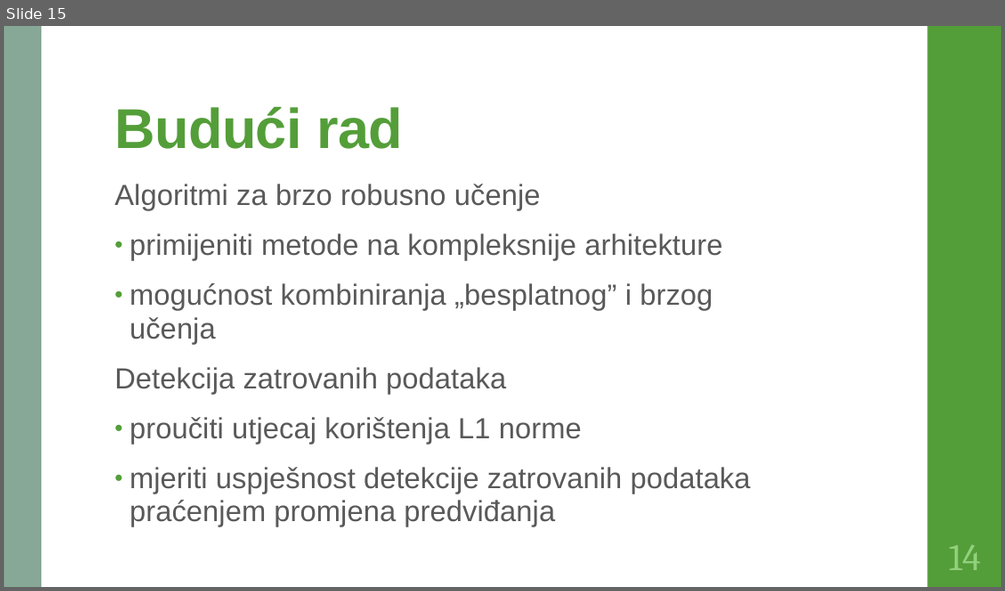
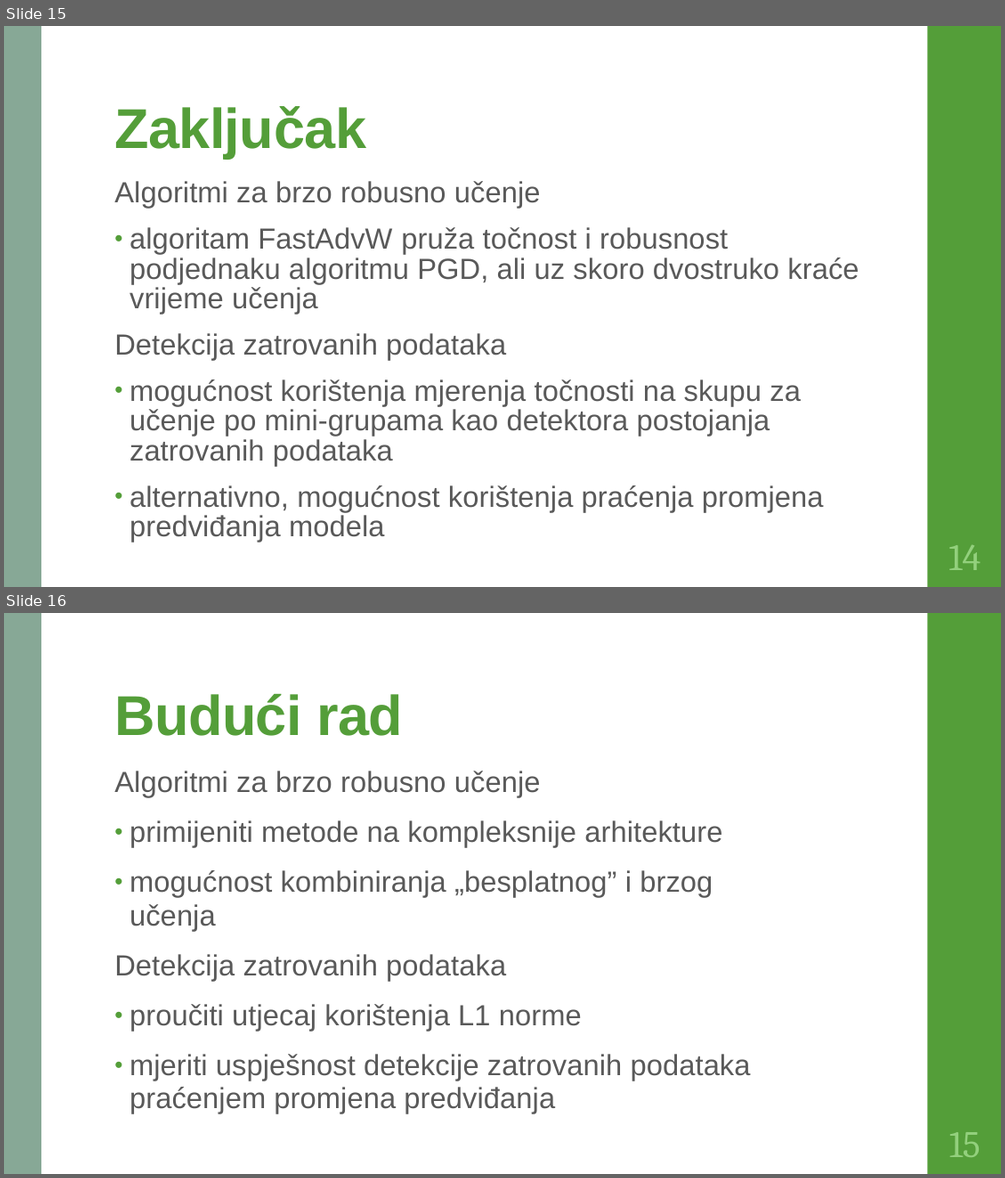
Before and after one commit to DomJamb/Zavrsni-rad-R, a slide deck: Dokumentacija/Algoritmi za brzo učenje na neprijateljskim primjerima.pptx. Shown one above the other, each under a label of ours: slide 15 before the commit, slides 15 and 16 after it. The pictures are 1005x591 and 1005x1178 pixels, drawn with LibreOffice and Linux fonts; fonts in the diff are those of the drawing. Boxes give left, top, right and bottom in pixels: in the first picture for what was removed or moved away, otherwise in the second. Text is boxed around its words. In the diff, an @@ line names an element or a change of style, - is before the commit and + after.

```diff
--- a/Dokumentacija/Algoritmi za brzo učenje na neprijateljskim primjerima.pptx
+++ b/Dokumentacija/Algoritmi za brzo učenje na neprijateljskim primjerima.pptx
@@ slide 15 added at [4,26,1001,587], background #FFFFFF; not listed: 2 template elements that a slide beside it also shows @@
@@ title added at [114,106,366,159], 54 pt, text #549E39, bold @@
+Zaključak
@@ text added at [114,181,858,541], 28 pt, text #595959 @@
+Algoritmi za brzo robusno učenje
+• algoritam FastAdvW pruža točnost i robusnost podjednaku algoritmu PGD, ali uz skoro dvostruko kraće vrijeme učenja
+Detekcija zatrovanih podataka
+• mogućnost korištenja mjerenja točnosti na skupu za učenje po mini-grupama kao detektora postojanja zatrovanih podataka
+• alternativno, mogućnost korištenja praćenja promjena predviđanja modela
@@ page number added at [948,545,980,570], 36 pt, text #93D07D @@
+14
@@ what was slide 15 is now slide 16 @@
@@ page number at [949,1132,980,1157]: text changed @@
-14
+15
```
Also in this commit, not shown: 3 slides changed, 11 other files.
